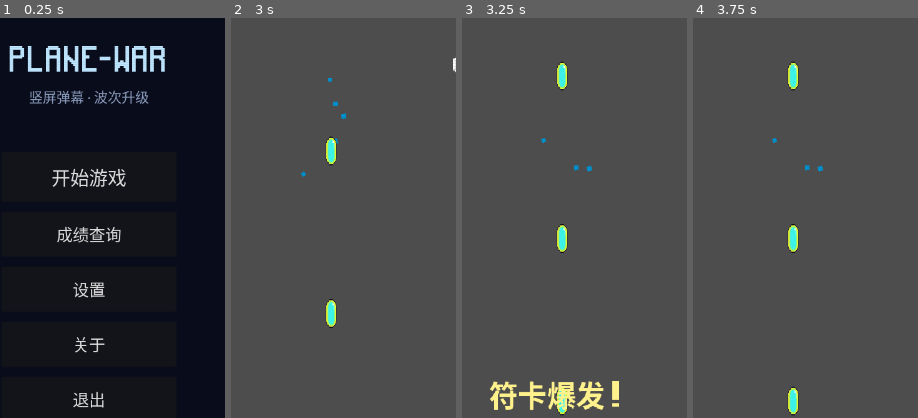
Above: before the commit, frames 1-4 (left to right).
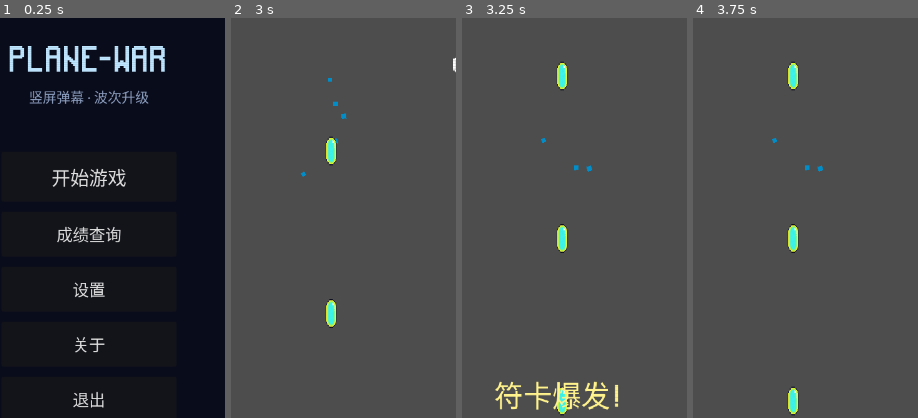
Above: after the commit, the same moments.

Repository: qingzhixing/plane-war
Game: Godot game, scene res://scenes/MainMenu.tscn
Same seed, same stepped clock (60 frames per second), same inputs: the game is played once before the commit and once after it. Sound files missing from this copy of the repository are replaced by a short silence.
Inputs (mouse positions are % of the whole screen's width and height, from its top left):
- Up to frame 1 (0.25 s): no input
- Up to frame 2 (3 s): click "开始游戏" at 0.5 s; click "暂停" at 1.25 s; click "继续" at 2 s; tap Enter at 2.75 s; move the mouse to (72, 45) at 2.77 s; hold D from 2.78 s (still down); tap P at 2.85 s; click (72, 45) at 2.92 s
- Up to frame 3 (3.25 s): keep holding D; tap Space at 3.02 s
- Up to frame 4 (3.75 s): release D at 3.5 s; drag from (30, 55) to (86, 89) at 3.52 s
The pictures show only the part of the screen within x 30-80%, y 0-50%; the shares and areas given below are measured in that part.

Frames 1-2 are identical in both runs. In frame 3, 2.3% of the frame differs, in the area x 12-70%, y 90-98%; in frame 4, nothing differs.

Commit message:
🎨 UI: 统一使用主题像素字体并移除 HUD 内部字体覆盖
Made-with: Cursor

Diff:
--- a/scripts/hud.gd
+++ b/scripts/hud.gd
@@ -19,7 +19,6 @@
 var _combo_full_tint: ColorRect = null
 var _spell_flash_rect: ColorRect = null
 var _spell_notice_label: Label = null
-@onready var _pixel_bold_font: FontFile = preload("res://assets/font/PixelOperator8-Bold.ttf")
 
 @onready var _wave_label: Label = %WaveLabel
 @onready var _pause_button: Button = %PauseButton
@@ -238,8 +237,6 @@
 	if _combo_notice_label == null:
 		return
 	_combo_notice_label.text = text
-	if _pixel_bold_font != null:
-		_combo_notice_label.add_theme_font_override("font", _pixel_bold_font)
 	_combo_notice_timer = 0.8
 	_combo_notice_label.modulate = Color(1.0, 0.9, 0.35, 1.0)
 	var tween := create_tween()
@@ -597,8 +594,6 @@
 	_spell_notice_label.visible = false
 	_spell_notice_label.mouse_filter = Control.MOUSE_FILTER_IGNORE
 	_spell_notice_label.text = "符卡发动!"
-	if _pixel_bold_font != null:
-		_spell_notice_label.add_theme_font_override("font", _pixel_bold_font)
 	_spell_notice_label.horizontal_alignment = HORIZONTAL_ALIGNMENT_CENTER
 	_spell_notice_label.vertical_alignment = VERTICAL_ALIGNMENT_CENTER
 	_spell_notice_label.add_theme_font_size_override("font_size", 44)
